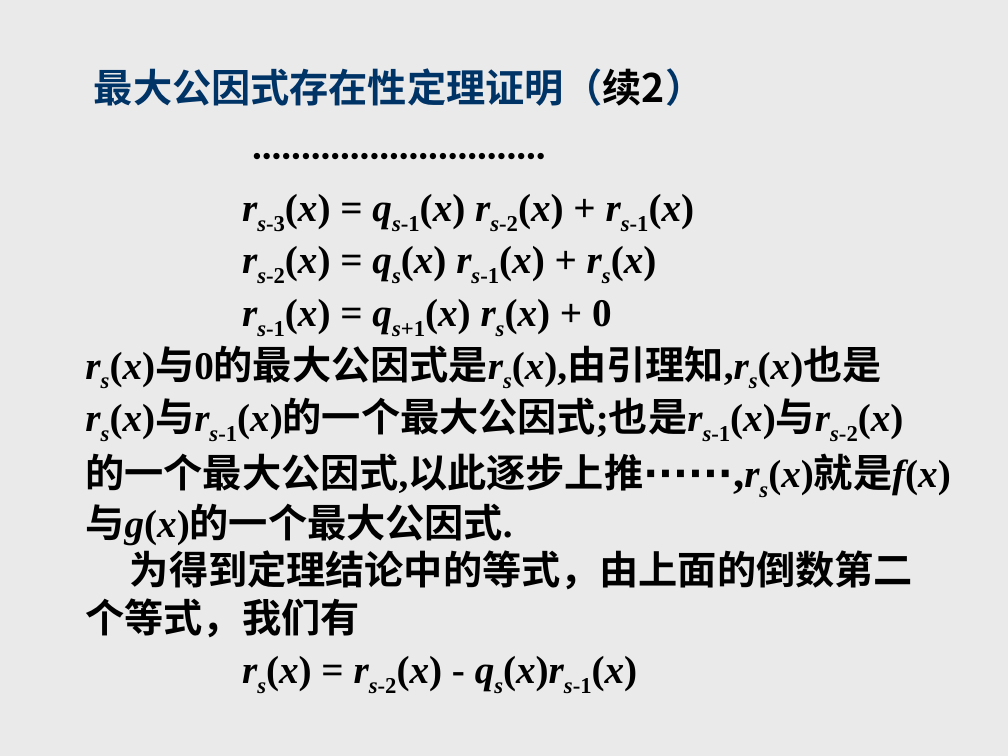
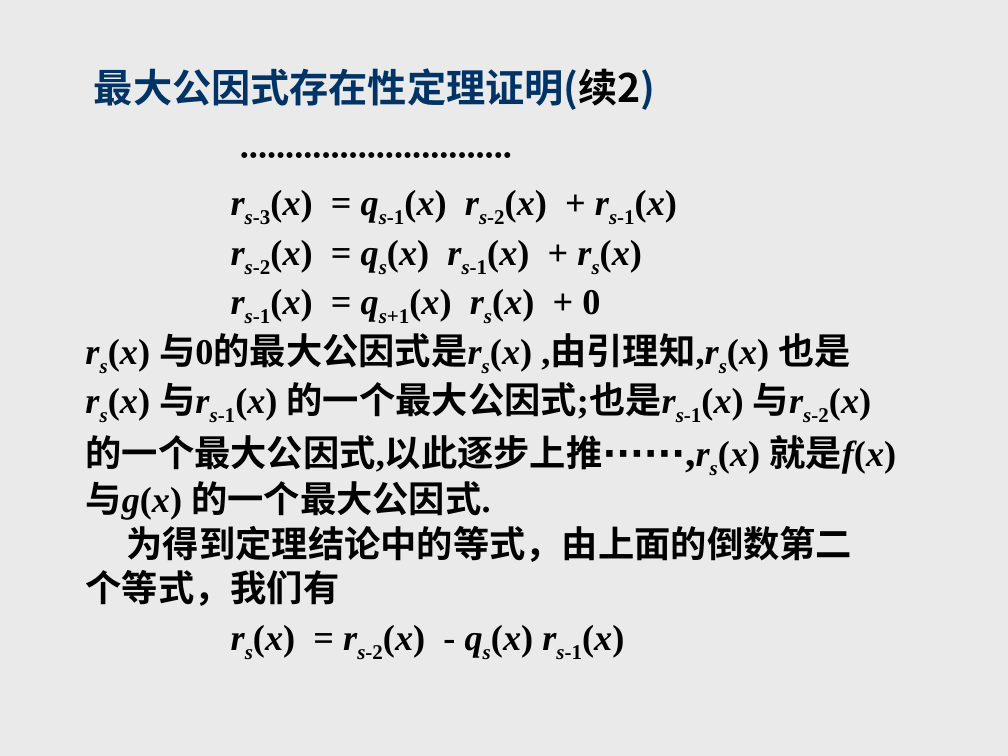
Before and after one commit to zhangbiaomath/zhangbiaomath.github.io, a slide deck: slide 43 of teaching/高等代数/课件/第1章-多项式.ppt. Drawn at 1008x756 pixels with LibreOffice and Linux fonts; fonts in the diff are those of the drawing. Boxes give left, top, right and bottom in pixels: in the first picture for what was removed or moved away, otherwise in the second. Text is boxed around its words. In the diff, an @@ line names an element or a change of style, - is before the commit and + after.

```diff
--- a/teaching/高等代数/课件/第1章-多项式.ppt
+++ b/teaching/高等代数/课件/第1章-多项式.ppt
@@ title at [94, 68, 656, 110]: text changed @@
-最大公因式存在性定理证明（续2）
+最大公因式存在性定理证明(续2)
@@ text at [85, 190, 852, 606]: size 28 to 25.9 pt in "∙∙∙∙∙∙∙∙∙∙∙∙∙∙∙∙∙∙∙∙∙∙∙∙∙∙∙∙∙∙", "rs-3(x) = qs-1(x) rs-2(x) + rs-1(x)", "rs-2(x) = qs(x) rs-1(x) + rs(x)", "rs-1(x) = qs+1(x) rs(x) + 0" and 2 more places @@
@@ text at [85, 333, 896, 520]: text changed; size 28 to 25.9 pt @@
-rs(x)与0的最大公因式是rs(x),由引理知,rs(x)也是
-rs(x)与rs-1(x)的一个最大公因式;也是rs-1(x)与rs-2(x)
-的一个最大公因式,以此逐步上推∙∙∙∙∙∙,rs(x)就是f(x)
-与g(x)的一个最大公因式.
+rs(x) 与0的最大公因式是rs(x) ,由引理知,rs(x) 也是
+rs(x) 与rs-1(x) 的一个最大公因式;也是rs-1(x) 与rs-2(x)
+的一个最大公因式,以此逐步上推∙∙∙∙∙∙,rs(x) 就是f(x)
+与g(x) 的一个最大公因式.
@@ text at [253, 625, 624, 660]: text changed; size 28 to 25.9 pt @@
-rs(x) = rs-2(x) - qs(x)rs-1(x)
+rs(x) = rs-2(x) - qs(x) rs-1(x)
```
Also in this commit, not shown: 102 other slides changed.
